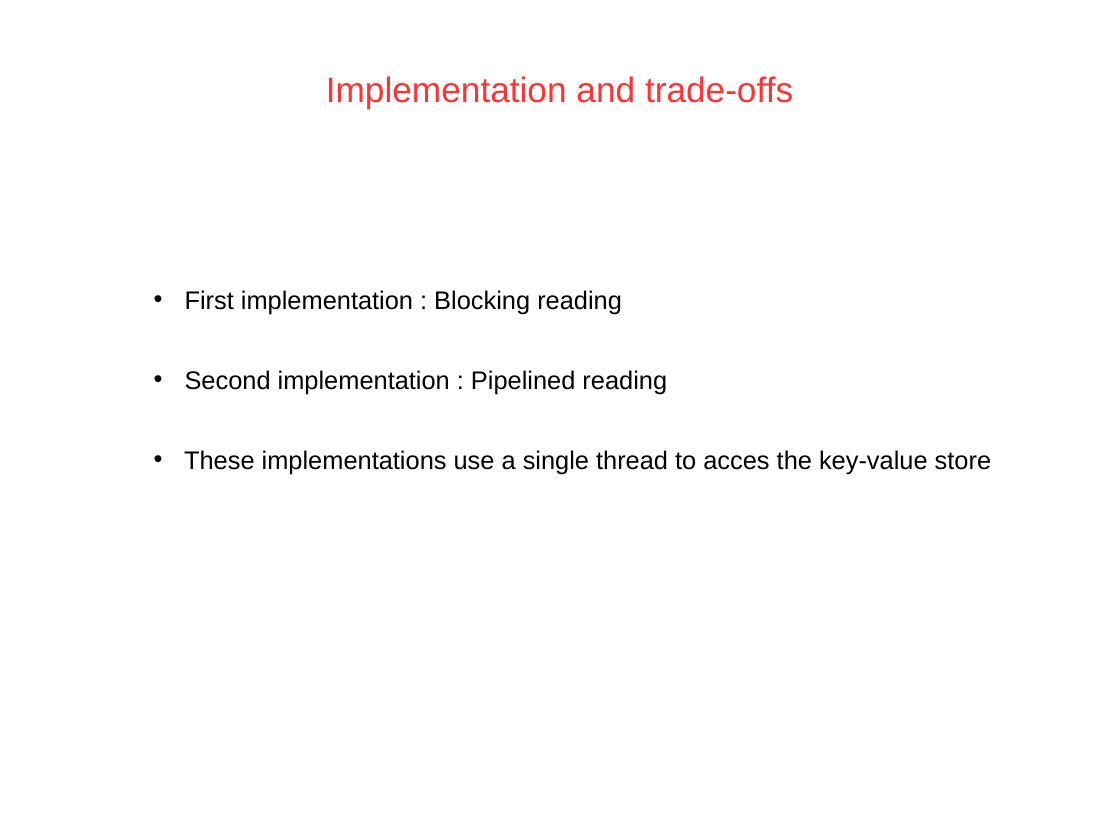
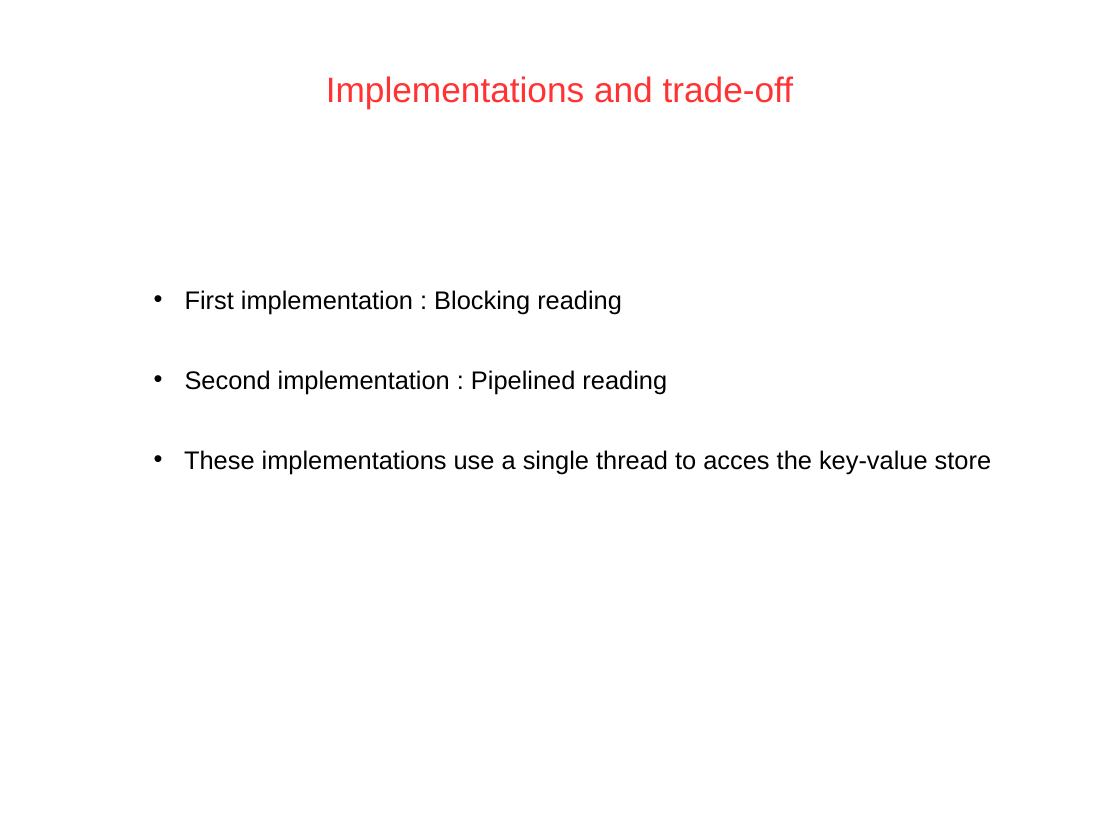
Before and after one commit to PatrickAndrade/top2developers, a slide deck: slide 7 of ProjectMidTermPresentation.ppt. Drawn at 1120x840 pixels with LibreOffice and Linux fonts; fonts in the diff are those of the drawing; background and template pictures are left out. Boxes give left, top, right and bottom in pixels: in the first picture for what was removed or moved away, otherwise in the second. Text is boxed around its words. In the diff, an @@ line names an element or a change of style, - is before the commit and + after.

```diff
--- a/ProjectMidTermPresentation.ppt
+++ b/ProjectMidTermPresentation.ppt
@@ text at [326, 76, 793, 108]: text changed @@
-Implementation and trade-offs
+Implementations and trade-off
```
Also in this commit, not shown: 1 other slide changed, 5 other files.
